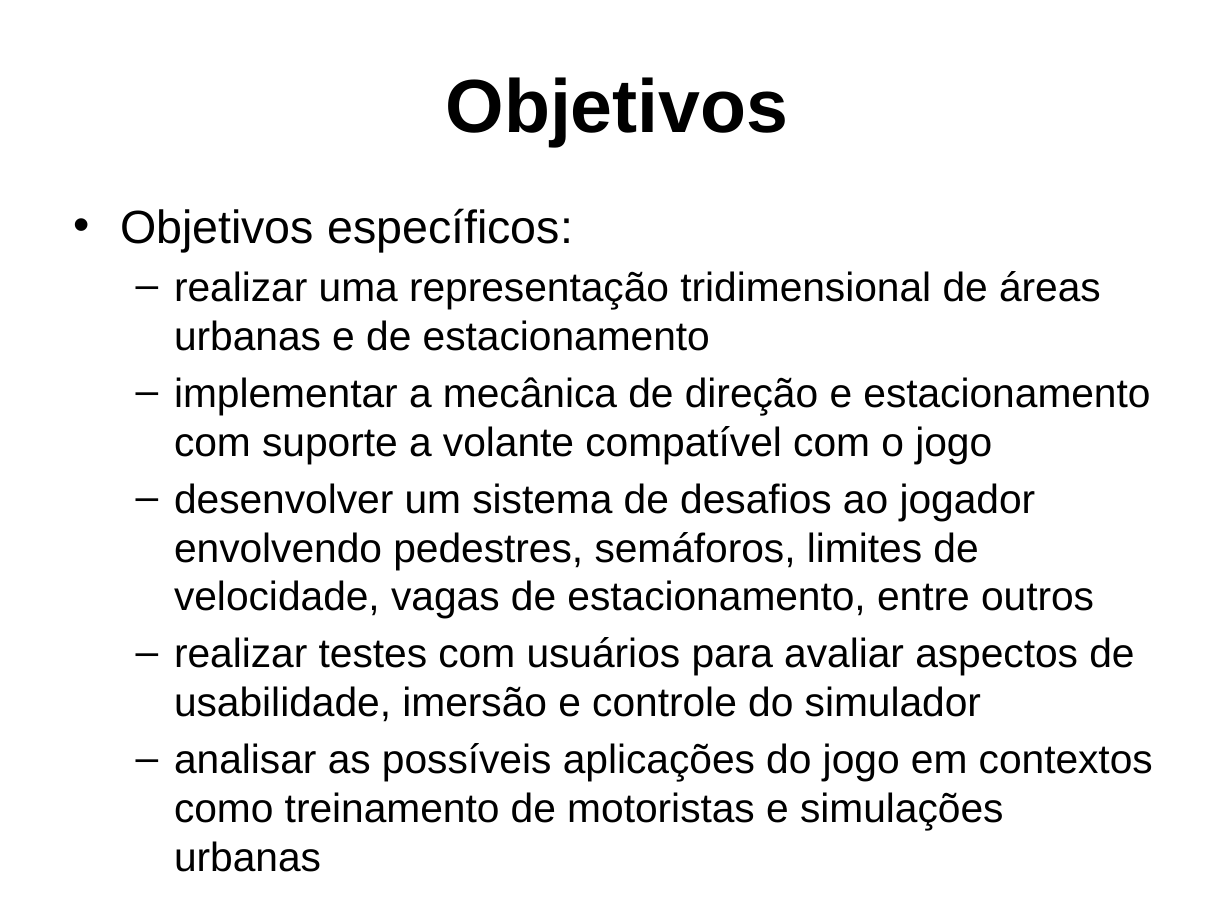
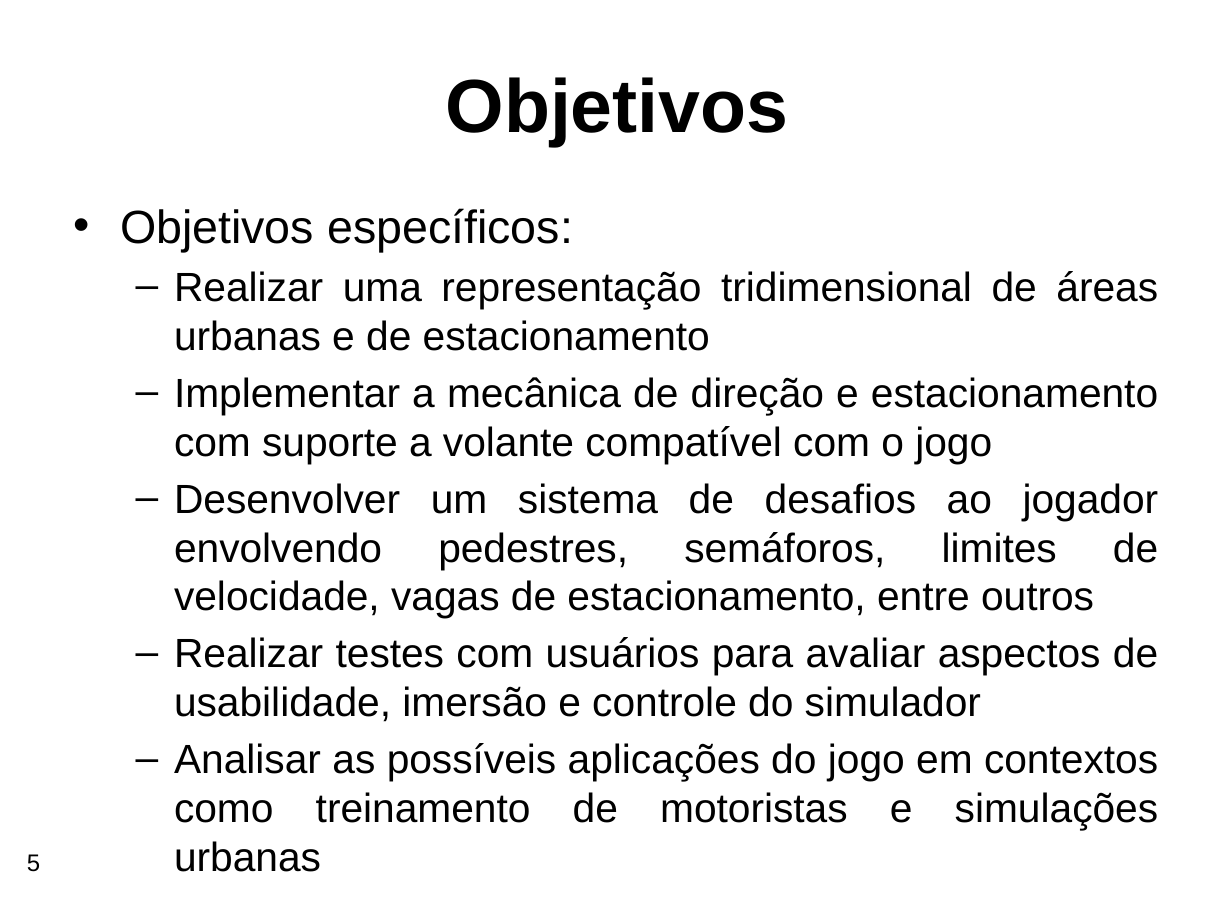
Before and after one commit to gustavobruder/furb-bcc-tcc-2026, a slide deck: slide 5 of Documentos/Apresentacao-TCC-BCC-GustavoBaroniBruder.pptx. Drawn at 1232x924 pixels with LibreOffice and Linux fonts; fonts in the diff are those of the drawing; background and template pictures are left out. Boxes give left, top, right and bottom in pixels: in the first picture for what was removed or moved away, otherwise in the second. Text is boxed around its words. In the diff, an @@ line names an element or a change of style, - is before the commit and + after.

```diff
--- a/Documentos/Apresentacao-TCC-BCC-GustavoBaroniBruder.pptx
+++ b/Documentos/Apresentacao-TCC-BCC-GustavoBaroniBruder.pptx
@@ text at [174,271,1159,830]: text changed @@
-  – realizar uma representação tridimensional de áreas urbanas e de estacionamento
-  – implementar a mecânica de direção e estacionamento com suporte a volante compatível com o jogo
-  – desenvolver um sistema de desafios ao jogador envolvendo pedestres, semáforos, limites de velocidade, vagas de estacionamento, entre outros
-  – realizar testes com usuários para avaliar aspectos de usabilidade, imersão e controle do simulador
-  – analisar as possíveis aplicações do jogo em contextos como treinamento de motoristas e simulações urbanas
+  – Realizar uma representação tridimensional de áreas urbanas e de estacionamento
+  – Implementar a mecânica de direção e estacionamento com suporte a volante compatível com o jogo
+  – Desenvolver um sistema de desafios ao jogador envolvendo pedestres, semáforos, limites de velocidade, vagas de estacionamento, entre outros
+  – Realizar testes com usuários para avaliar aspectos de usabilidade, imersão e controle do simulador
+  – Analisar as possíveis aplicações do jogo em contextos como treinamento de motoristas e simulações urbanas
@@ page number added at [27,854,40,872], 14 pt, text #000000 @@
+5
```
Also in this commit, not shown: 27 other slides changed, 16 slides added, 3 slides removed, 1 other file.
